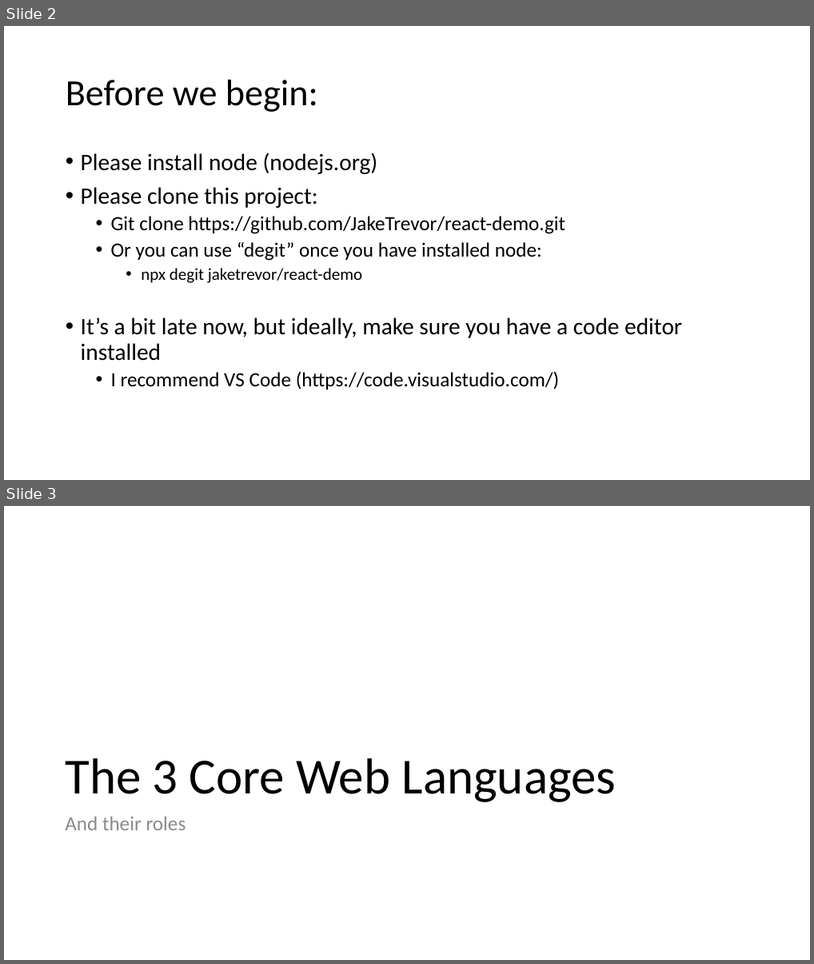
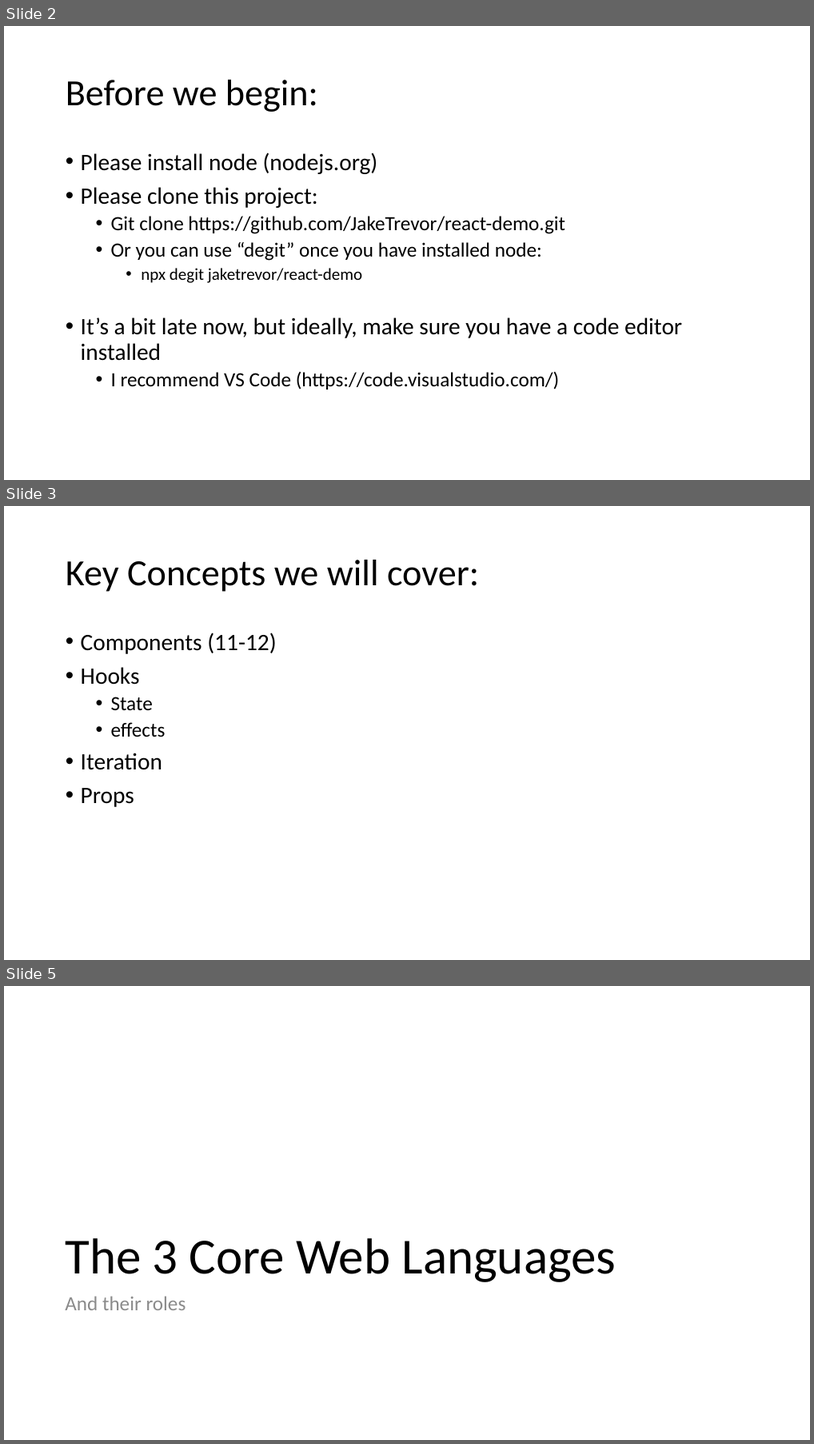
Before and after one commit to JakeTrevor/react-demo, a slide deck: react.pptx. Shown one above the other, each under a label of ours: slides 2 and 3 before the commit, slides 2, 3 and 5 after it; the slides between them are not shown. The pictures are 814x964 and 814x1444 pixels, drawn with LibreOffice and Linux fonts; fonts in the diff are those of the drawing. Boxes give left, top, right and bottom in pixels: in the first picture for what was removed or moved away, otherwise in the second. Text is boxed around its words. In the diff, an @@ line names an element or a change of style, - is before the commit and + after.

```diff
--- a/react.pptx
+++ b/react.pptx
@@ slide 3 added at (4,506,810,960), background #FFFFFF @@
@@ title added at (66,560,479,592), 44 pt, text #000000 @@
+Key Concepts we will cover:
@@ text added at (81,632,276,807), 28 pt, text #000000 @@
+• Components (11-12)
+• Hooks
+  • State
+  • effects
+• Iteration
+• Props
@@ what was slide 3 is now slide 5 @@
```
Also in this commit, not shown: 4 slides changed, 13 other slides added.
